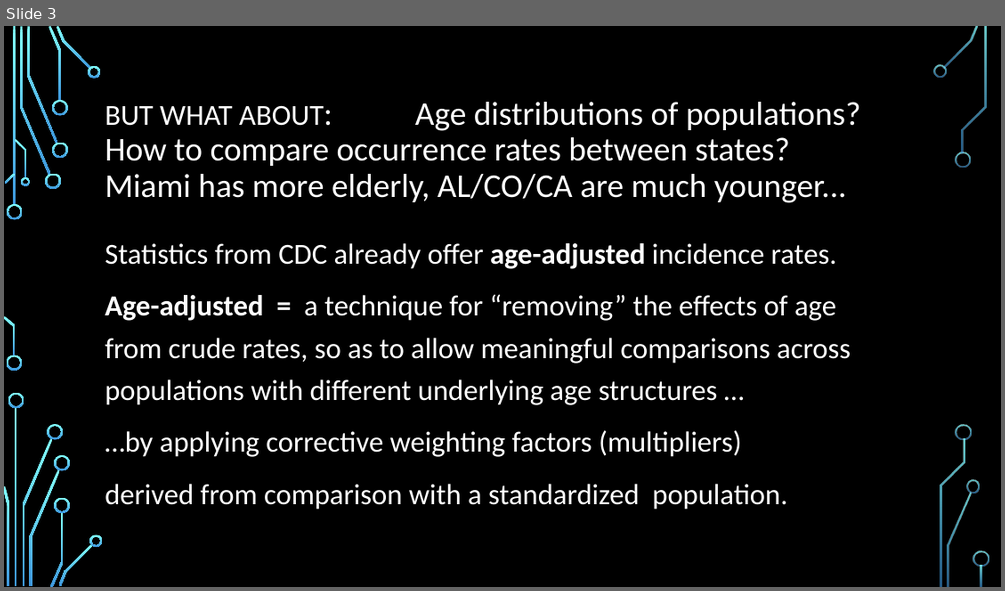
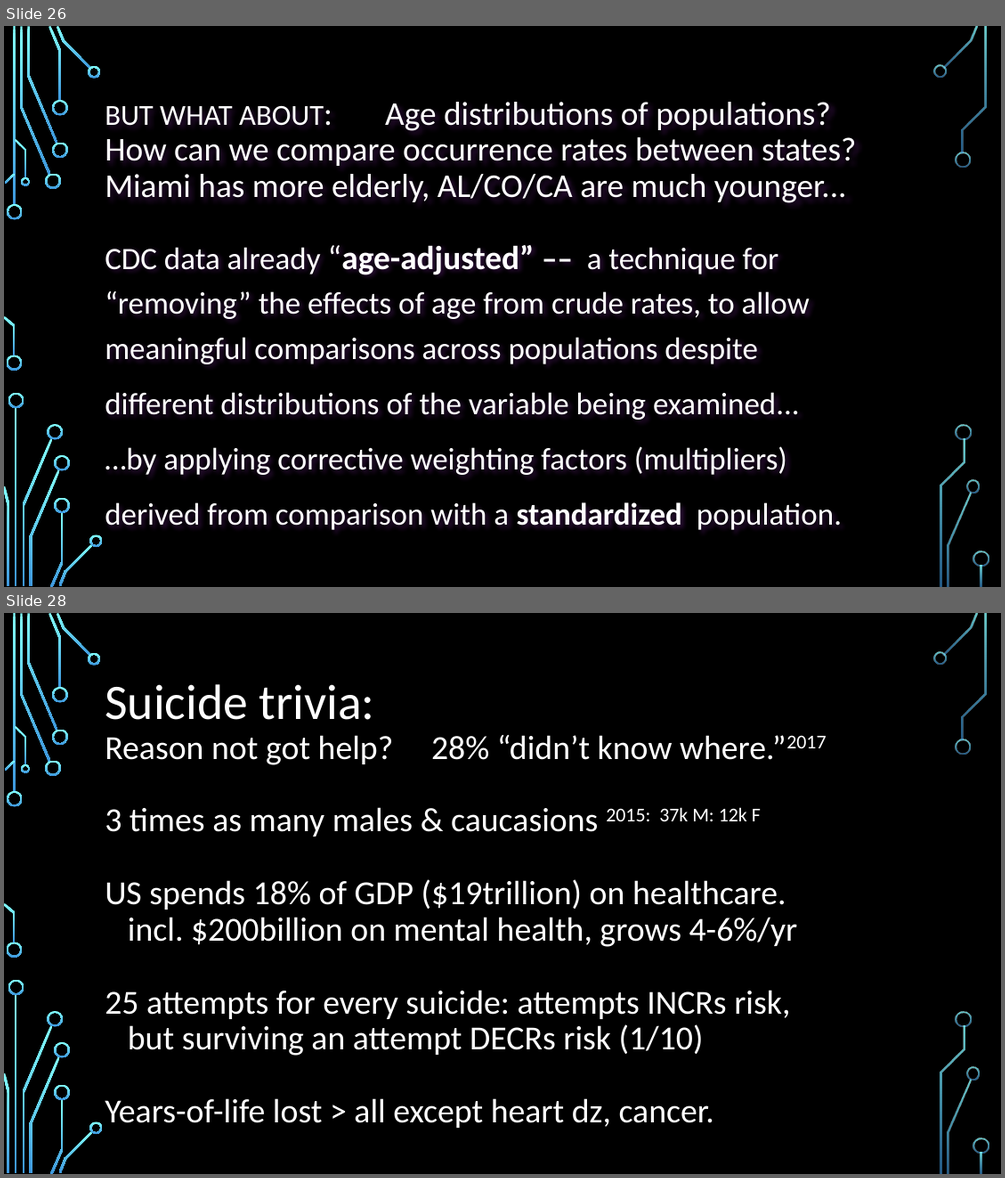
Before and after one commit to aeclaman/Project1, a slide deck: reports/SUICnotes.pptx. Shown one above the other, each under a label of ours: slide 3 before the commit, slides 26 and 28 after it; the slides between them are not shown. The pictures are 1005x591 and 1005x1178 pixels, drawn with LibreOffice and Linux fonts; fonts in the diff are those of the drawing; background and template pictures are left out. Boxes give left, top, right and bottom in pixels: in the first picture for what was removed or moved away, otherwise in the second. Text is boxed around its words. In the diff, an @@ line names an element or a change of style, - is before the commit and + after.

```diff
--- a/reports/SUICnotes.pptx
+++ b/reports/SUICnotes.pptx
@@ slide 28 added at <box>4,613,1001,1174</box>, background picture (left out); not listed: 36 template elements that a slide beside it also shows @@
@@ title added at <box>105,684,825,1127</box>, 32.4 pt, text #FFFFFF @@
+Suicide trivia:
+Reason not got help? 28% “didn’t know where.”2017
+3 times as many males & caucasions 2015: 37k M: 12k F
+US spends 18% of GDP ($19trillion) on healthcare.
+incl. $200billion on mental health, grows 4-6%/yr
+25 attempts for every suicide: attempts INCRs risk,
+but surviving an attempt DECRs risk (1/10)
+Years-of-life lost > all except heart dz, cancer.
@@ what was slide 3 is now slide 26 @@
@@ slide 26 changed as well @@
@@ title at <box>105,102,856,203</box>: text changed @@
-BUT WHAT ABOUT: Age distributions of populations?
-How to compare occurrence rates between states?
-Miami has more elderly, AL/CO/CA are much younger...
+BUT WHAT ABOUT: Age distributions of populations?
+How can we compare occurrence rates between states?
+Miami has more elderly, AL/CO/CA are much younger...
@@ text at <box>105,245,809,419</box>: text changed; size 28 to 30 pt @@
-Statistics from CDC already offer age-adjusted incidence rates.
-Age-adjusted = a technique for “removing” the effects of age from crude rates, so as to allow meaningful comparisons across populations with different underlying age structures …
+CDC data already “age-adjusted” –– a technique for “removing” the effects of age from crude rates, to allow meaningful comparisons across populations despite
+different distributions of the variable being examined...
@@ text at <box>105,446,841,530</box>: size 28 to 30 pt in "…by applying corrective weighting factors (multipliers)", "derived from comparison with a standardized population."; bold on in "standardized" @@
```
Also in this commit, not shown: 10 other slides changed, 12 other slides added, 5 slides removed.
